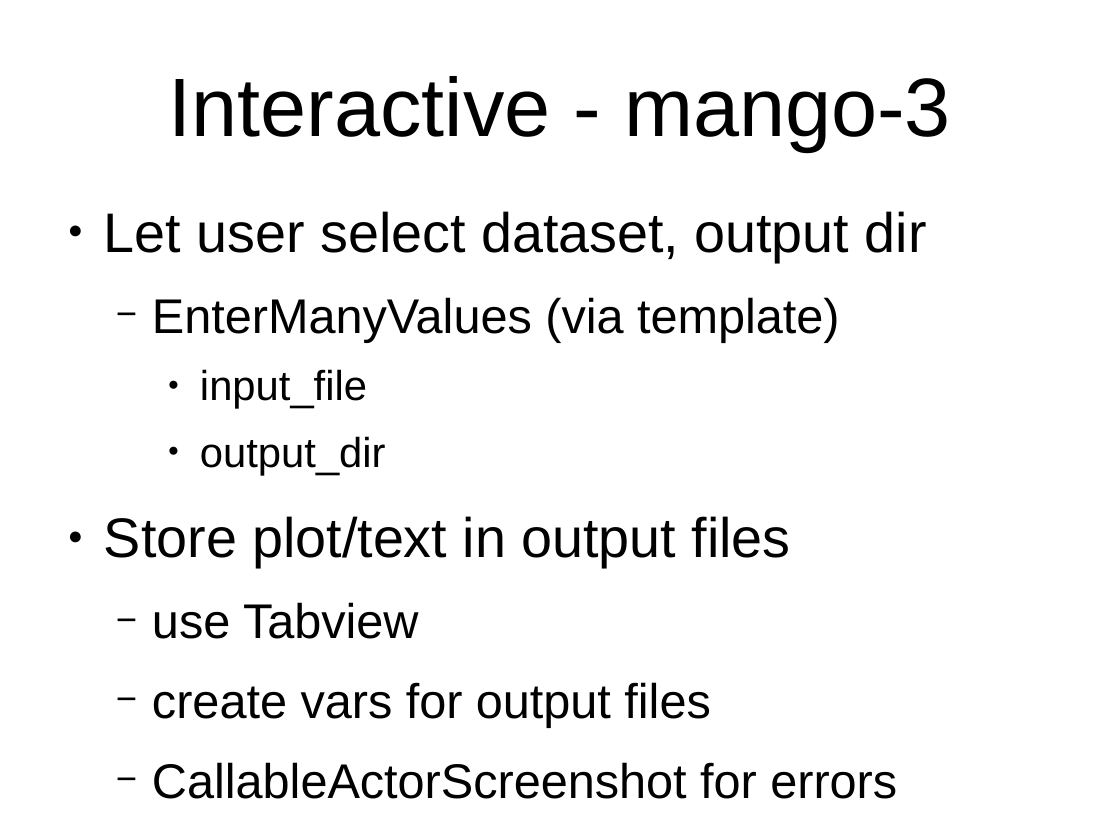
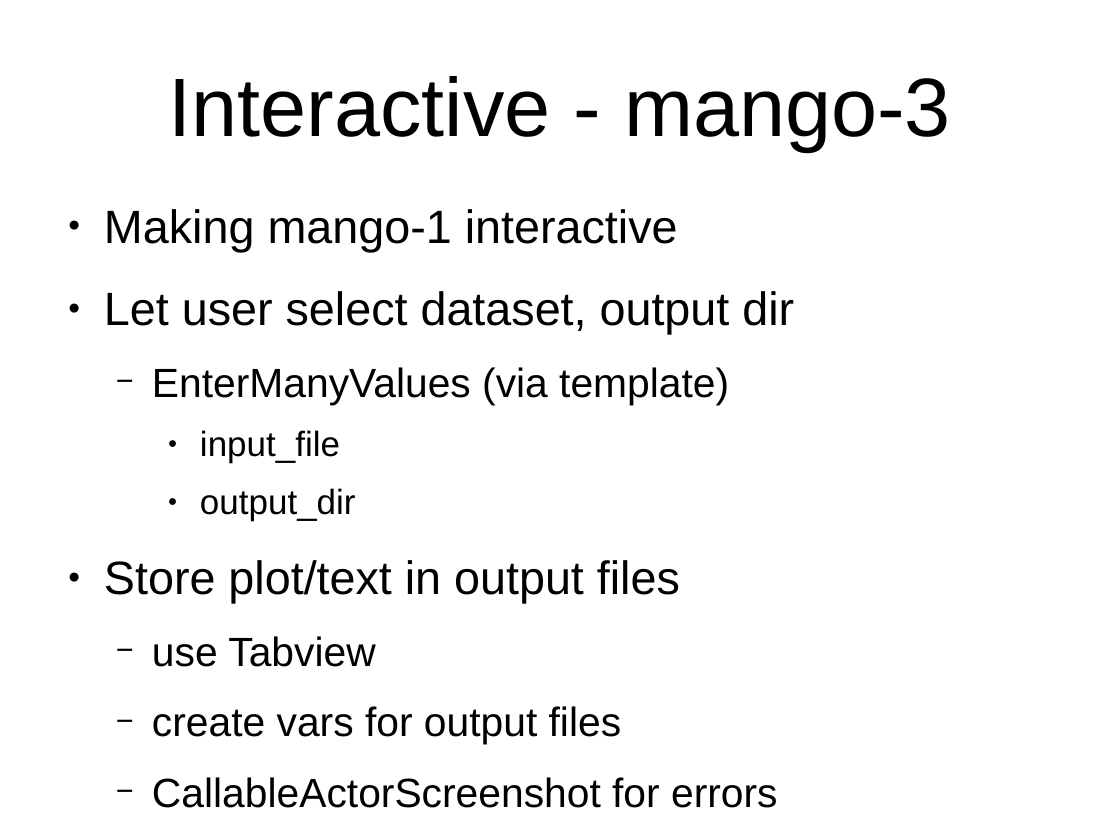
Before and after one commit to fracpete/weka-user-conference-2021, a slide deck: slide 11 of adams/adams_notes.odp. Drawn at 1120x840 pixels with LibreOffice and Linux fonts; fonts in the diff are those of the drawing. Boxes give left, top, right and bottom in pixels: in the first picture for what was removed or moved away, otherwise in the second. Text is boxed around its words. In the diff, an @@ line names an element or a change of style, - is before the commit and + after.

```diff
--- a/adams/adams_notes.odp
+++ b/adams/adams_notes.odp
@@ text at [104,209,678,252]: paragraph added @@
+● Making mango-1 interactive
@@ text at [104,291,794,808]: size 39.5 to 33.1 pt in "Let user select dataset, output dir", "Store plot/text in output files"; size 34.5 to 28.9 pt in "EnterManyValues (via template)", "use Tabview", "create vars for output files", "CallableActorScreenshot for errors"; size 29.6 to 24.8 pt in "input_file", "output_dir" @@
```
Also in this commit, not shown: 3 other slides changed, 1 other file.
